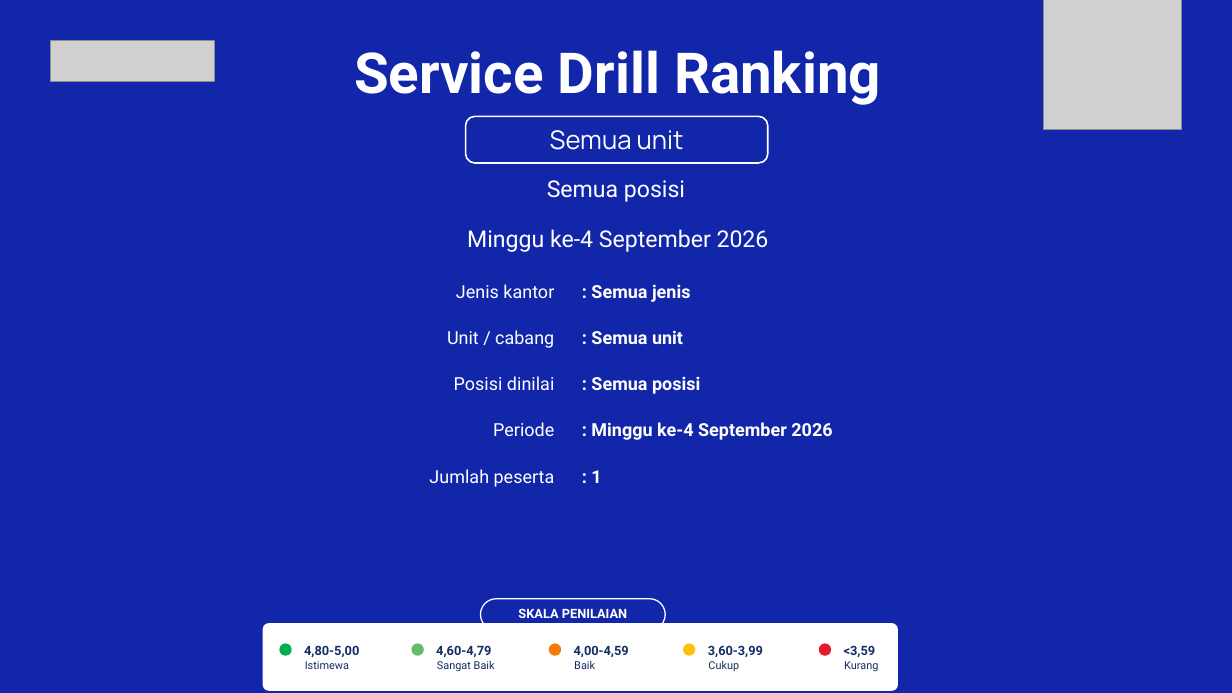
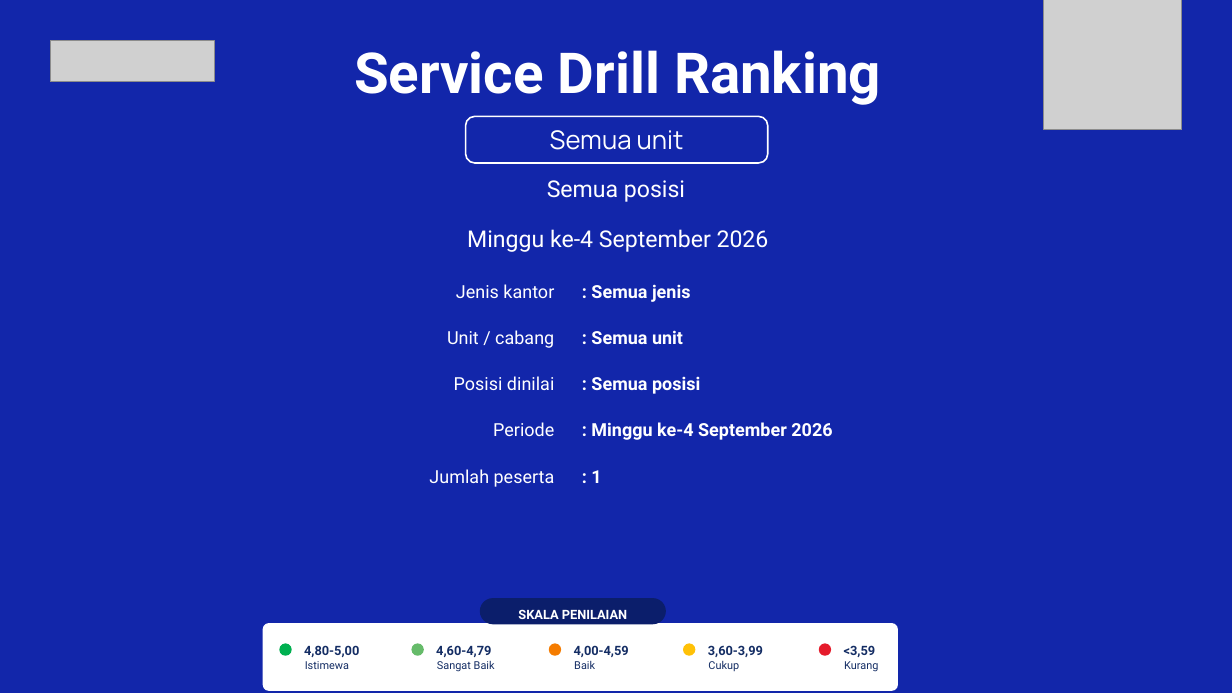
Before and after one commit to hengkiyudijanto/btn-sip, a slide deck: slide 1 of ranking-nyata.pptx. Drawn at 1232x693 pixels with LibreOffice and Linux fonts; fonts in the diff are those of the drawing; grey boxes stand for pictures; background and template pictures are left out. Boxes give left, top, right and bottom in pixels: in the first picture for what was removed or moved away, otherwise in the second. Text is boxed around its words. In the diff, an @@ line names an element or a change of style, - is before the commit and + after.

```diff
--- a/ranking-nyata.pptx
+++ b/ranking-nyata.pptx
@@ rounded rectangle: place and size @@
-rounded rectangle at <box>481,599,665,630</box>
+rounded rectangle at <box>481,599,665,624</box>
@@ rounded rectangle at <box>481,599,665,624</box>: fill none to #0B1E6B; outline #FFFFFF 1 pt to #0B1E6B 1 pt; proportions changed @@
```
Also in this commit, not shown: 1 other slide changed, 5 other files.
